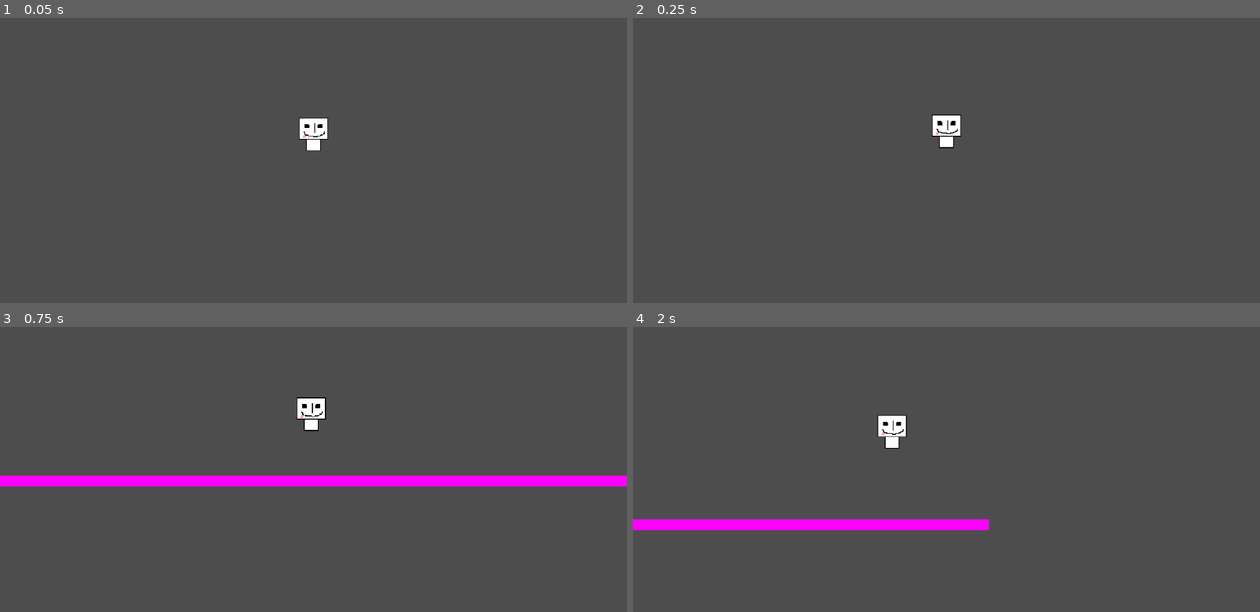
Above: before the commit, frames 1-4 (two rows, left to right).
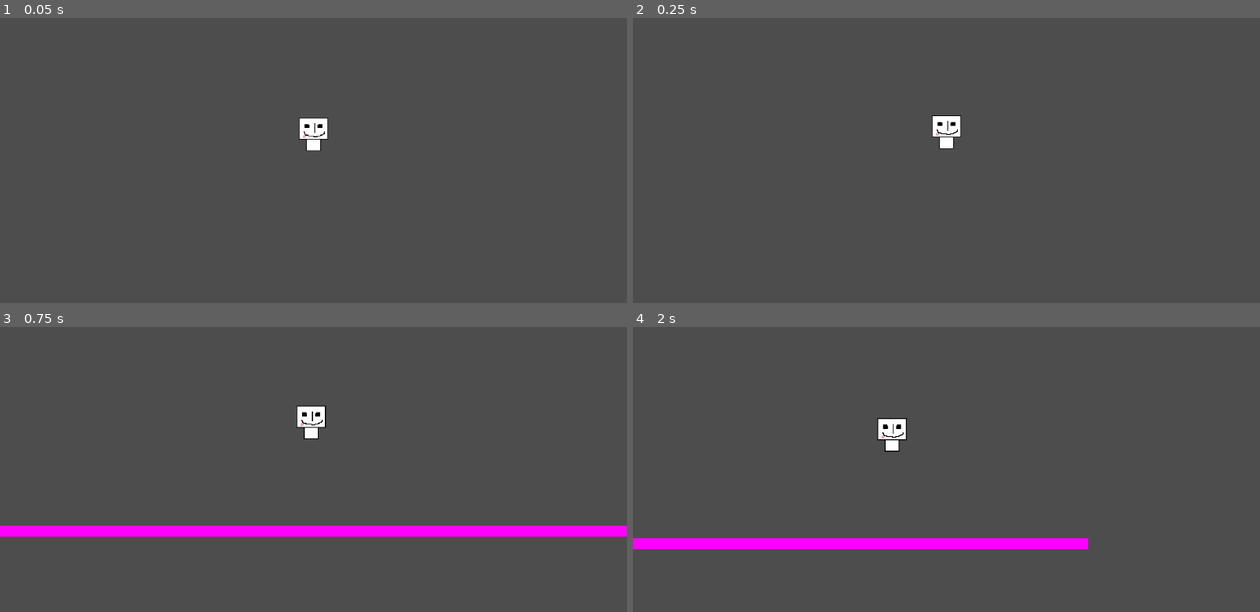
Above: after the commit, the same moments.

Repository: rosamads/globalgamejam
Game: Godot game, scene res://base.tscn
The game is run twice, just before and just after one commit, with the same random seed, the same clock (stepped at 60 frames per second) and the same inputs.
Inputs:
- Up to frame 1 (0.05 s): no input
- Up to frame 2 (0.25 s): no input
- Up to frame 3 (0.75 s): hold D (move_right) from 0.53 s (still down); tap K (bubble) at 0.6 s
- Up to frame 4 (2 s): keep holding D (move_right); tap W (jump) at 0.77, 1.52 s; tap K (bubble) at 1.35 s

Frame 1 is identical in both runs. In frame 2, 0.1% of the frame differs, in the area x 47-53%, y 33-47%; in frame 3, 8.1%, in the area x 0-100%, y 24-74%; in frame 4, 5.2%.

Commit message:
Player movement and bubbles coming along great

Diff:
--- a/Scripts/base.gd
+++ b/Scripts/base.gd
@@ -7,12 +7,17 @@
 
 var maincam: Camera2D
 var player: CharacterBody2D
+var entities: Node
+var bubble_tscn = preload("res://bubble.tscn")
 
 
 # Called when the node enters the scene tree for the first time.
 func _ready() -> void:
 	player = $Player
 	maincam = $MainCam
+	entities = $Entites
+
+	player.spawn_bubble.connect(_spawn_bubble)
 
 
 # Called every frame. 'delta' is the elapsed time since the previous frame.
@@ -36,3 +41,9 @@
 	else:
 		maincam.position.y = move_toward(maincam.position.y,
 			player.position.y, cam_reset_speed * delta)
+
+func _spawn_bubble(position, velocity):
+	var instance = bubble_tscn.instantiate()
+	instance.position = position
+	instance.velocity = velocity
+	entities.add_child(instance)
--- /dev/null
+++ b/Scripts/bubble.gd
@@ -0,0 +1,12 @@
+extends CharacterBody2D
+
+const air_friction_multiplier = 2.5
+
+func _physics_process(delta: float) -> void:
+	velocity = velocity - velocity * air_friction_multiplier * delta
+
+	move_and_slide()
+
+
+func _on_collision_timer_timeout() -> void:
+	collision_layer = 0b100
--- a/Scripts/player.gd
+++ b/Scripts/player.gd
@@ -1,19 +1,49 @@
 extends CharacterBody2D
 
+signal spawn_bubble(position: Vector2, velocity: Vector2)
 
 const ACCEL = 1000
-const FRICTION = 800
-const TOP_SPEED = 1000.0
+const FRICTION = 1000
+const TOP_SPEED = 700.0
 const JUMP_VELOCITY = -500.0
+const TURN_AROUND_MULTIPLIER = 4
+
+const BUBBLE_VEL_OFFSET = 200
+const BUBBLE_VEL_SLOW = 900
+const BUBBLE_VEL_FAST = 1000
 
 var jump_buff_timer: Timer
 var jump_buffered = false
+var bubbled = false
 
 
 func _ready() -> void:
 	jump_buff_timer = $JumpBuffTimer
 
 func _physics_process(delta: float) -> void:
+	#bubbles
+	if Input.is_action_just_pressed("aim_up") and not bubbled:
+		spawn_bubble.emit(position, velocity + Vector2(BUBBLE_VEL_SLOW,-BUBBLE_VEL_OFFSET))
+		bubbled = true
+	if Input.is_action_just_pressed("aim_down") and not bubbled:
+		spawn_bubble.emit(position, velocity + Vector2(BUBBLE_VEL_SLOW,BUBBLE_VEL_OFFSET))
+		bubbled = true
+	if Input.is_action_just_pressed("aim_left") and not bubbled:
+		spawn_bubble.emit(position, velocity + Vector2(-BUBBLE_VEL_FAST,0))
+		bubbled = true
+	if Input.is_action_just_pressed("aim_right") and not bubbled:
+		spawn_bubble.emit(position, velocity + Vector2(BUBBLE_VEL_FAST,0))
+		bubbled = true
+	if not (Input.is_action_pressed("aim_up") or
+		Input.is_action_pressed("aim_down") or
+		Input.is_action_pressed("aim_left") or
+		Input.is_action_pressed("aim_right")):
+		bubbled = false
+	#if Input.is_action_just_pressed("bubble"):
+	#	var bx := Input.get_axis("aim_left", "aim_right")
+	#	var by := Input.get_axis("aim_up", "aim_down")
+	#	spawn_bubble.emit(position, velocity + Vector2(bx,by).normalized() * TOP_SPEED)
+
 	# Add the gravity.
 	if not is_on_floor():
 		velocity += get_gravity() * delta
@@ -31,7 +61,10 @@
 	# Get the input direction and handle the movement/deceleration.
 	var direction := Input.get_axis("move_left", "move_right")
 	if direction:
-		velocity.x = move_toward(velocity.x, direction * TOP_SPEED, ACCEL * delta)
+		if direction * velocity.x >= 0:
+			velocity.x = move_toward(velocity.x, direction * TOP_SPEED, ACCEL * delta)
+		else:
+			velocity.x = move_toward(velocity.x, direction * TOP_SPEED, ACCEL * TURN_AROUND_MULTIPLIER * delta)
 	else:
 		velocity.x = move_toward(velocity.x, 0, FRICTION * delta)
 
--- a/base.tscn
+++ b/base.tscn
@@ -12,3 +12,5 @@
 [node name="TestLevel" parent="." instance=ExtResource("2_i8bcu")]
 
 [node name="MainCam" type="Camera2D" parent="."]
+
+[node name="Entites" type="Node" parent="."]
--- /dev/null
+++ b/bubble.tscn
@@ -0,0 +1,28 @@
+[gd_scene load_steps=4 format=3 uid="uid://1hdridjtl8qv"]
+
+[ext_resource type="Script" path="res://Scripts/bubble.gd" id="1_bsqu1"]
+
+[sub_resource type="PlaceholderTexture2D" id="PlaceholderTexture2D_12wvn"]
+
+[sub_resource type="RectangleShape2D" id="RectangleShape2D_l4lkx"]
+size = Vector2(40, 33)
+
+[node name="Bubble" type="CharacterBody2D"]
+collision_layer = 0
+script = ExtResource("1_bsqu1")
+
+[node name="Sprite2D" type="Sprite2D" parent="."]
+position = Vector2(-9.53674e-07, 1.43051e-06)
+scale = Vector2(40, 40)
+texture = SubResource("PlaceholderTexture2D_12wvn")
+
+[node name="CollisionShape2D" type="CollisionShape2D" parent="."]
+position = Vector2(0, 3.5)
+shape = SubResource("RectangleShape2D_l4lkx")
+
+[node name="CollisionTimer" type="Timer" parent="."]
+wait_time = 0.15
+one_shot = true
+autostart = true
+
+[connection signal="timeout" from="CollisionTimer" to="." method="_on_collision_timer_timeout"]
--- a/player.tscn
+++ b/player.tscn
@@ -8,6 +8,8 @@
 height = 60.0
 
 [node name="Player" type="CharacterBody2D"]
+collision_layer = 2
+collision_mask = 5
 script = ExtResource("1_c2nyo")
 
 [node name="Sprite2D" type="Sprite2D" parent="."]
--- a/project.godot
+++ b/project.godot
@@ -18,29 +18,59 @@
 [input]
 
 move_left={
-"deadzone": 0.5,
+"deadzone": 0.2,
 "events": [Object(InputEventJoypadButton,"resource_local_to_scene":false,"resource_name":"","device":-1,"button_index":13,"pressure":0.0,"pressed":true,"script":null)
 , Object(InputEventJoypadMotion,"resource_local_to_scene":false,"resource_name":"","device":-1,"axis":0,"axis_value":-1.0,"script":null)
 , Object(InputEventKey,"resource_local_to_scene":false,"resource_name":"","device":-1,"window_id":0,"alt_pressed":false …(182 unchanged characters)…
 ]
 }
 move_right={
-"deadzone": 0.5,
+"deadzone": 0.2,
 "events": [Object(InputEventJoypadButton,"resource_local_to_scene":false,"resource_name":"","device":-1,"button_index":14,"pressure":0.0,"pressed":true,"script":null)
 , Object(InputEventJoypadMotion,"resource_local_to_scene":false,"resource_name":"","device":-1,"axis":0,"axis_value":1.0,"script":null)
 , Object(InputEventKey,"resource_local_to_scene":false,"resource_name":"","device":-1,"window_id":0,"alt_pressed":false …(183 unchanged characters)…
 ]
 }
 jump={
-"deadzone": 0.5,
+"deadzone": 0.2,
 "events": [Object(InputEventJoypadButton,"resource_local_to_scene":false,"resource_name":"","device":-1,"button_index":0,"pressure":0.0,"pressed":true,"script":null)
 , Object(InputEventKey,"resource_local_to_scene":false,"resource_name":"","device":-1,"window_id":0,"alt_pressed":false …(183 unchanged characters)…
 , Object(InputEventKey,"resource_local_to_scene":false,"resource_name":"","device":-1,"window_id":0,"alt_pressed":false …(183 unchanged characters)…
 ]
 }
 bubble={
-"deadzone": 0.5,
+"deadzone": 0.2,
 "events": [Object(InputEventKey,"resource_local_to_scene":false,"resource_name":"","device":-1,"window_id":0,"alt_press …(192 unchanged characters)…
 , Object(InputEventJoypadButton,"resource_local_to_scene":false,"resource_name":"","device":-1,"button_index":1,"pressure":0.0,"pressed":true,"script":null)
 ]
 }
+aim_up={
+"deadzone": 0.3,
+"events": [Object(InputEventJoypadMotion,"resource_local_to_scene":false,"resource_name":"","device":-1,"axis":3,"axis_value":-1.0,"script":null)
+]
+}
+aim_down={
+"deadzone": 0.3,
+"events": [Object(InputEventJoypadMotion,"resource_local_to_scene":false,"resource_name":"","device":-1,"axis":3,"axis_value":1.0,"script":null)
+]
+}
+aim_left={
+"deadzone": 0.3,
+"events": [Object(InputEventJoypadMotion,"resource_local_to_scene":false,"resource_name":"","device":-1,"axis":2,"axis_value":-1.0,"script":null)
+]
+}
+aim_right={
+"deadzone": 0.3,
+"events": [Object(InputEventJoypadMotion,"resource_local_to_scene":false,"resource_name":"","device":-1,"axis":2,"axis_value":1.0,"script":null)
+]
+}
+
+[layer_names]
+
+2d_physics/layer_1="Level"
+2d_physics/layer_2="Player"
+2d_physics/layer_3="Bubble"
+
+[physics]
+
+2d/default_gravity=700.0
